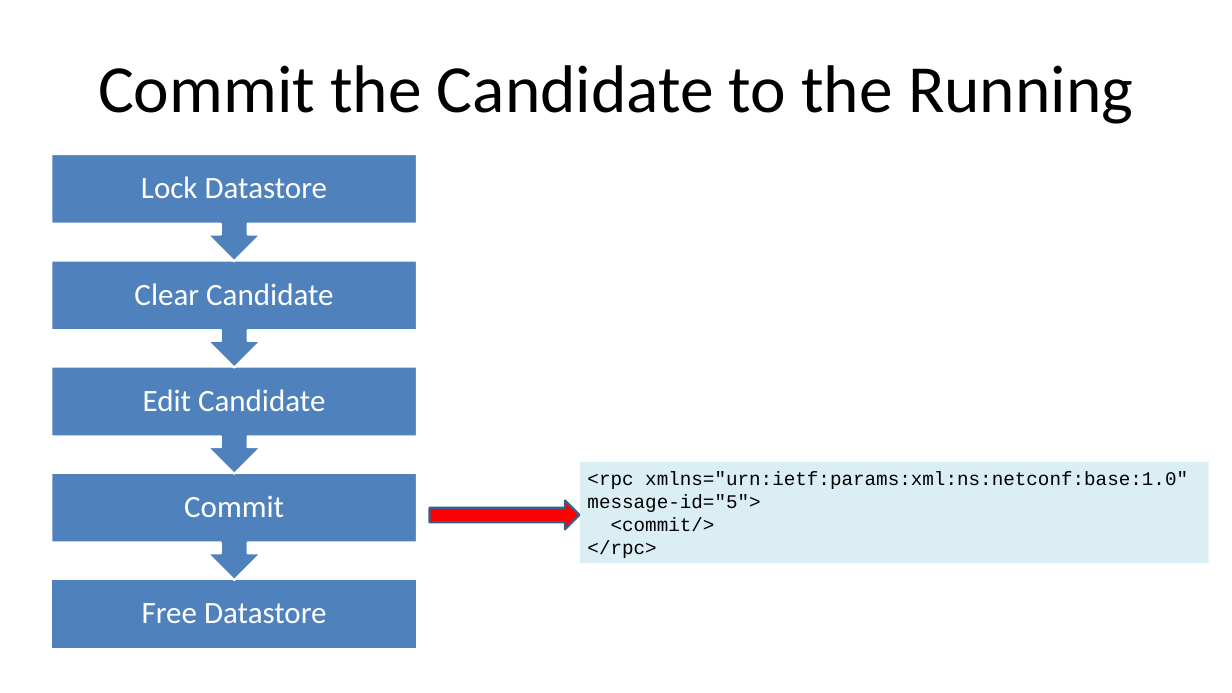
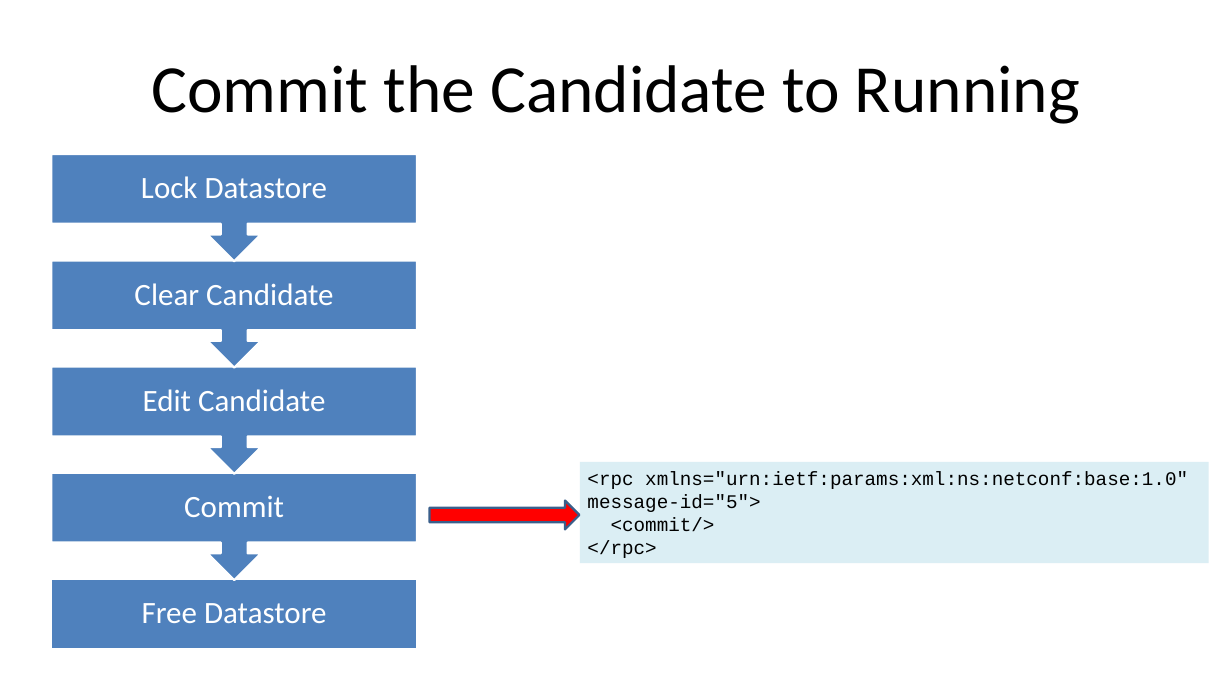
Before and after one commit to cmoberg/netconf-yang-training, a slide deck: slide 23 of slides/module-3-netconf.pptx. Drawn at 1232x693 pixels with LibreOffice and Linux fonts; fonts in the diff are those of the drawing. Boxes give left, top, right and bottom in pixels: in the first picture for what was removed or moved away, otherwise in the second. Text is boxed around its words. In the diff, an @@ line names an element or a change of style, - is before the commit and + after.

```diff
--- a/slides/module-3-netconf.pptx
+++ b/slides/module-3-netconf.pptx
@@ title at [151, 65, 1080, 124]: text changed @@
-Commit the Candidate to the Running
+Commit the Candidate to Running
```
Also in this commit, not shown: 1 other slide changed, 11 other files.
